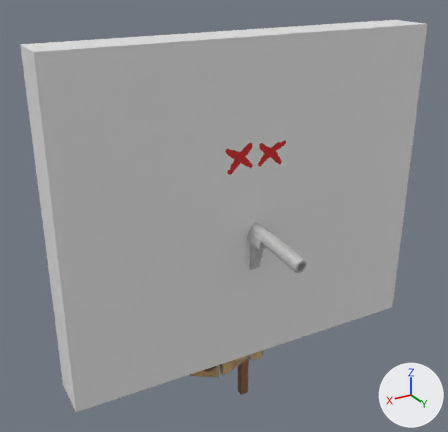
What one commit did to the glTF model assets/Target (1).glb.
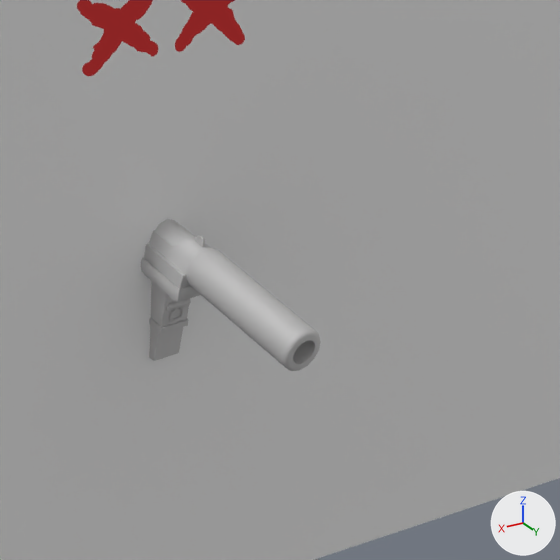
There are two pictures of each version: one whole from a 50 mm lens placed at (-2.2, 47.42, 6.29), pointed at (-4.07, 44.3, 4.73), one close up on the part from 45% to 86% of the width and 35% to 78% of the height. Every picture has the same lights, and +X, +Y and +Z are marked at lower right. Where no turn or scale is listed for an object, it has been applied to the vertices.

In view in the first close-up: 'Cube', 'Dead.001', 'old_stylized_agent_pistol_handpainted'.
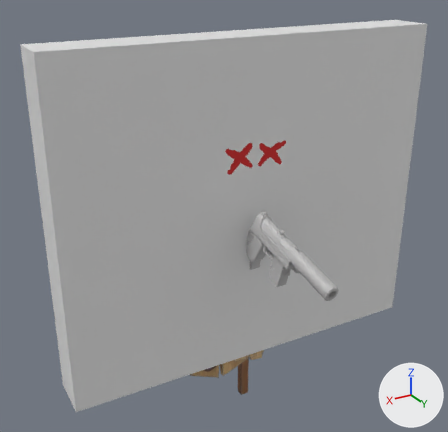
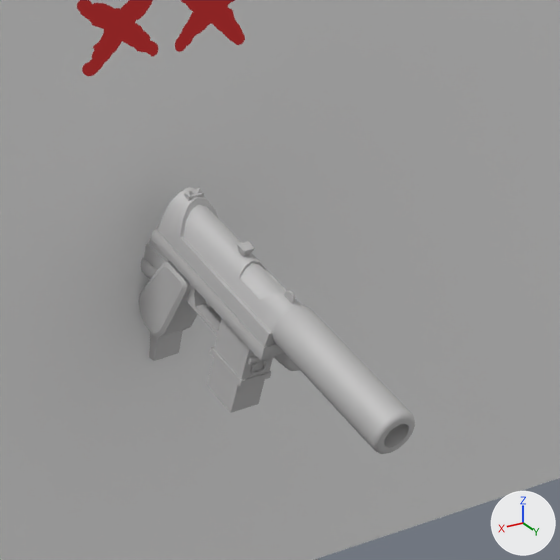
What changed in the scene script:
```text
Add ob_old_stylized_agent_pistol_handpainted_001:
    ob_old_stylized_agent_pistol_handpainted_001 = bpy.data.objects.new('old_stylized_agent_pistol_handpainted.001', me_old_stylized_agent_pistol_handpainted)
    ob_old_stylized_agent_pistol_handpainted_001.parent = ob_model__1
    ob_old_stylized_agent_pistol_handpainted_001.location = (0.0, 0.0, 0.0)
Add ob_model__1:
    ob_model__1 = bpy.data.objects.new('Model (1)', None)
    ob_model__1.parent = ob_gun_001
    ob_model__1.location = (-0.00491, 0.054, 0.000131)
    ob_model__1.rotation_euler = (-0.0277, 0.00277, -1.467)  # degrees (-1.6, 0.2, -84)
    ob_model__1.scale = (0.182, 0.182, 0.182)
Add ob_gun_001:
    ob_gun_001 = bpy.data.objects.new('Gun.001', None)
    ob_gun_001.parent = ob_target__1
    ob_gun_001.location = (-0.285, 0.0, 1.337)
    ob_gun_001.rotation_euler = (0.262, 0.0, -1.571)  # degrees (15, 0, -90)
```

What differs and where, as boxes [x1, y1, x2, y2] in the close-ups (560 x 560 px):
'old_stylized_agent_pistol_handpainted.001', added
    after: [138, 188, 415, 454]
'old_stylized_agent_pistol_handpainted', unchanged, covered by the edit
    before: [141, 219, 321, 371]
    after: [141, 224, 299, 371]
